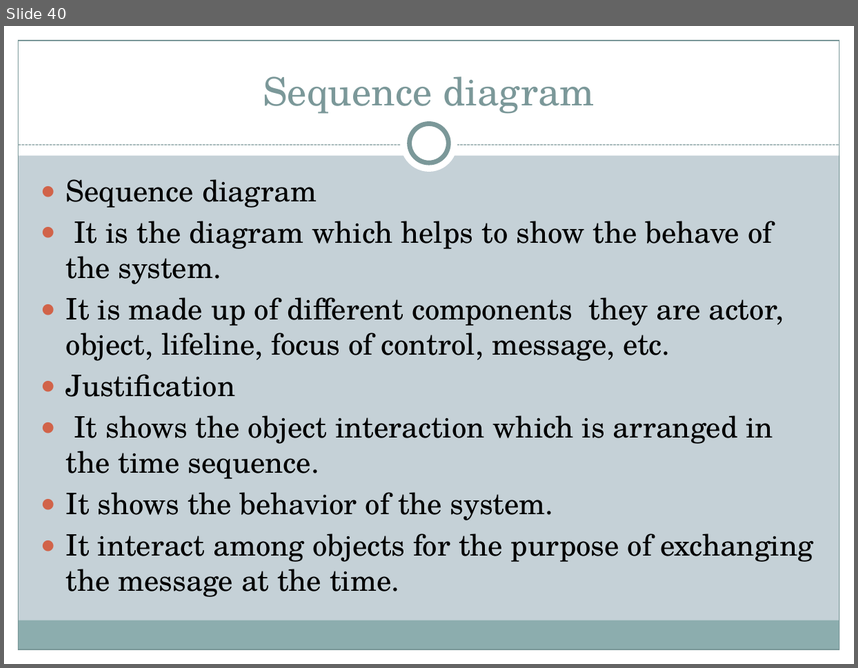
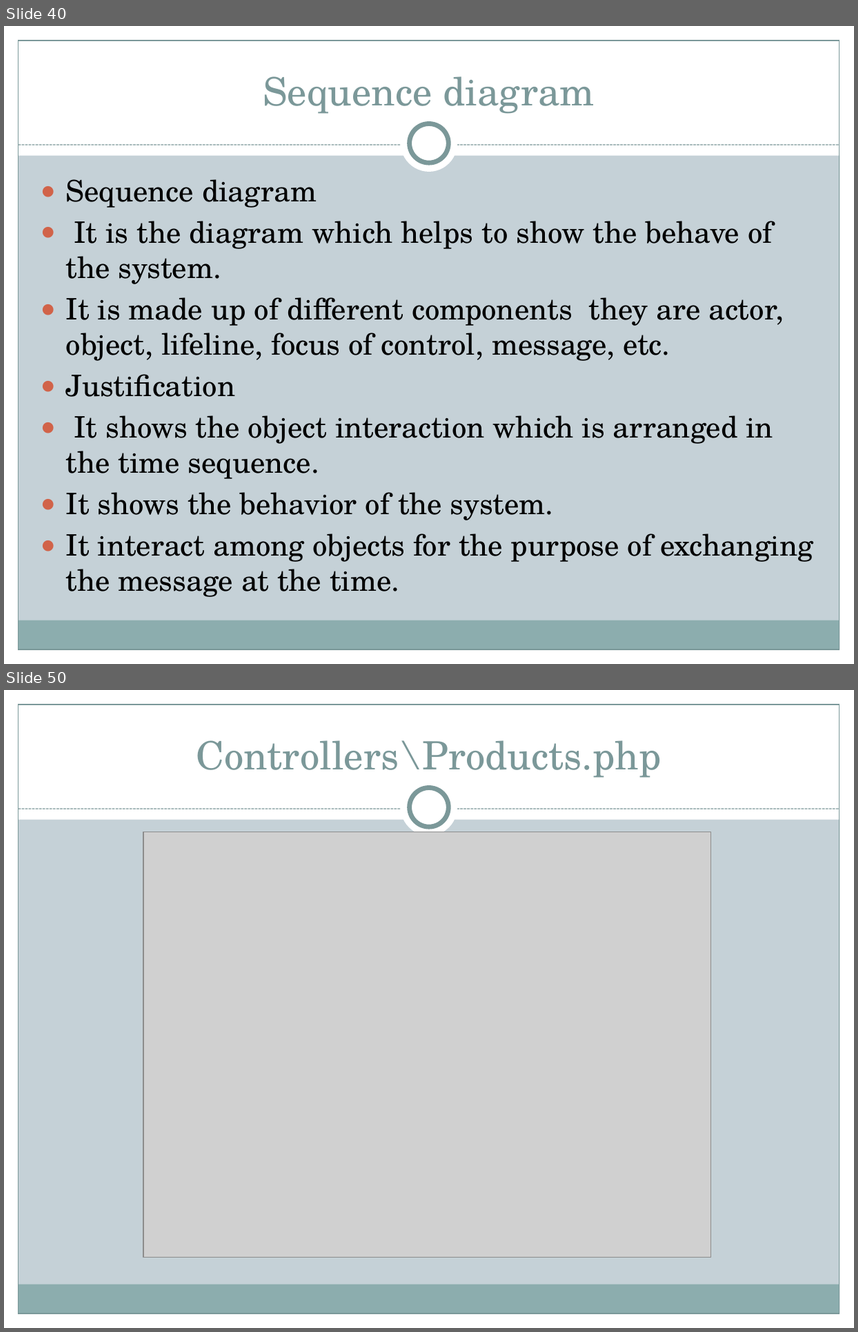
Before and after one commit to mandiratamang/SMS, a slide deck: implementation/pp of sms.pptx. Shown one above the other, each under a label of ours: slide 40 before the commit, slides 40 and 50 after it; the slides between them are not shown. The pictures are 858x668 and 858x1332 pixels, drawn with LibreOffice and Linux fonts; fonts in the diff are those of the drawing; grey boxes stand for pictures. Boxes give left, top, right and bottom in pixels: in the first picture for what was removed or moved away, otherwise in the second. Text is boxed around its words. In the diff, an @@ line names an element or a change of style, - is before the commit and + after.

```diff
--- a/implementation/pp of sms.pptx
+++ b/implementation/pp of sms.pptx
@@ slide 50 added at (4,690,854,1328), background #C5D1D7; not listed: 9 template elements that a slide beside it also shows @@
@@ title added at (197,740,662,778), 33 pt, text #7C999A @@
+Controllers\Products.php
@@ picture added at (143,832,711,1257) @@
```
Also in this commit, not shown: 18 slides changed, 11 other slides added, 12 slides removed, 8 other files.
